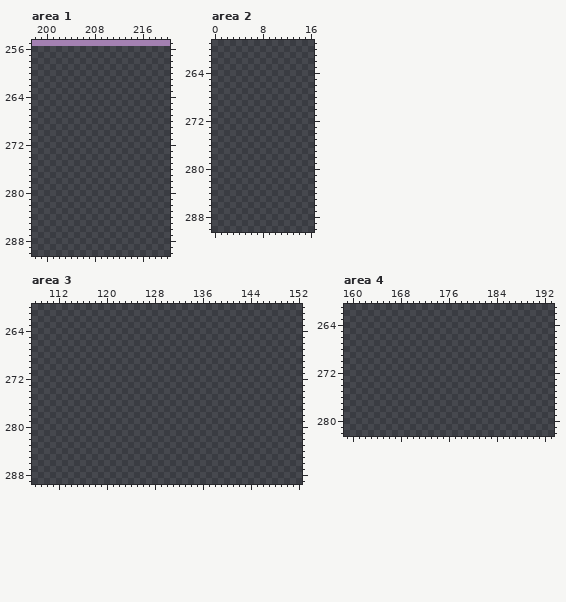
Pixel-art file: Assets/Artwork/Tileset.aseprite. Above is the file before it was changed.
500x500 pixels, 1 frame. Pixels under 10% opacity are left out. Colours within 5 levels of each other are drawn and written as one. Shown: area 1: x 198..220, y 255..290; area 2: x 0..16, y 259..290; area 3: x 108..152, y 260..289; area 4: x 159..193, y 261..282. The commit also changed other parts of the picture, which this record leaves out.
After the commit:
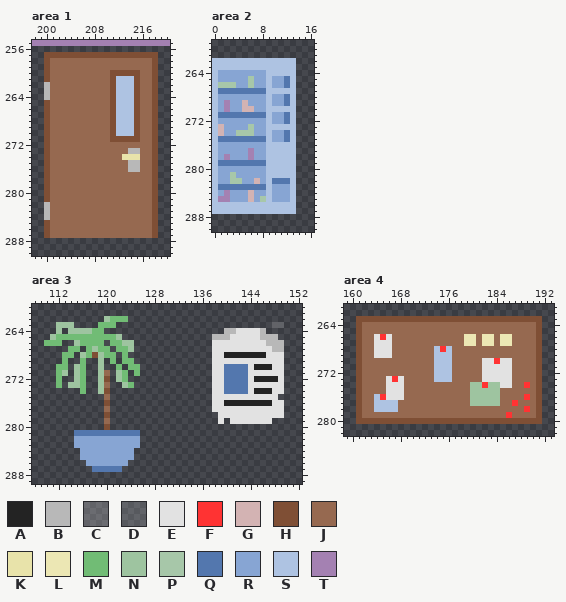
Palette (. is transparent): A #232323  B #b8b8b8  C #d4d4d442  D #e2e2e22c  E #e2e2e2  F #ff3333  G #d3b3b3  H #7f4f35  J #966950  K #e8e3aa  L #ece7b4  M #71bc75  N #9ec4a0  P #a7c7a9  Q #5377ae  R #87a5d3  S #aec3e2  T #a481b2
From old to new:
--- area 1, layer "Layer 1"
@@ x 198..220 @@
 256 .......................
-257 .......................
-258 .......................
-259 .......................
-260 .......................
-261 .......................
-262 .......................
-263 .......................
-264 .......................
-265 .......................
-266 .......................
-267 .......................
-268 .......................
-269 .......................
-270 .......................
-271 .......................
-272 .......................
-273 .......................
-274 .......................
-275 .......................
-276 .......................
-277 .......................
-278 .......................
-279 .......................
-280 .......................
-281 .......................
-282 .......................
-283 .......................
-284 .......................
-285 .......................
-286 .......................
-287 .......................
+257 ..HHHHHHHHHHHHHHHHHHH..
+258 ..HJJJJJJJJJJJJJJJJJH..
+259 ..HJJJJJJJJJJJJJJJJJH..
+260 ..HJJJJJJJJJJHHHHHJJH..
+261 ..HJJJJJJJJJJHSSSHJJH..
+262 ..BJJJJJJJJJJHSSSHJJH..
+263 ..BJJJJJJJJJJHSSSHJJH..
+264 ..BJJJJJJJJJJHSSSHJJH..
+265 ..HJJJJJJJJJJHSSSHJJH..
+266 ..HJJJJJJJJJJHSSSHJJH..
+267 ..HJJJJJJJJJJHSSSHJJH..
+268 ..HJJJJJJJJJJHSSSHJJH..
+269 ..HJJJJJJJJJJHSSSHJJH..
+270 ..HJJJJJJJJJJHSSSHJJH..
+271 ..HJJJJJJJJJJHHHHHJJH..
+272 ..HJJJJJJJJJJJJJJJJJH..
+273 ..HJJJJJJJJJJJJJBBJJH..
+274 ..HJJJJJJJJJJJJKKKJJH..
+275 ..HJJJJJJJJJJJJJBBJJH..
+276 ..HJJJJJJJJJJJJJBBJJH..
+277 ..HJJJJJJJJJJJJJJJJJH..
+278 ..HJJJJJJJJJJJJJJJJJH..
+279 ..HJJJJJJJJJJJJJJJJJH..
+280 ..HJJJJJJJJJJJJJJJJJH..
+281 ..HJJJJJJJJJJJJJJJJJH..
+282 ..BJJJJJJJJJJJJJJJJJH..
+283 ..BJJJJJJJJJJJJJJJJJH..
+284 ..BJJJJJJJJJJJJJJJJJH..
+285 ..HJJJJJJJJJJJJJJJJJH..
+286 ..HJJJJJJJJJJJJJJJJJH..
+287 ..HJJJJJJJJJJJJJJJJJH..
 288 .......................
--- area 2, layer "Layer 1"
@@ x 0..16 @@
 261 .................
-262 .................
-263 .................
-264 .................
-265 .................
-266 .................
-267 .................
-268 .................
-269 .................
-270 .................
-271 .................
-272 .................
-273 .................
-274 .................
-275 .................
-276 .................
-277 .................
-278 .................
-279 .................
-280 .................
-281 .................
-282 .................
-283 .................
-284 .................
-285 .................
-286 .................
-287 .................
+262 SSSSSSSSSSSSSS...
+263 SSSSSSSSSSSSSS...
+264 SRRRRRRRRSSSSS...
+265 SRRRRRPRRSRRQS...
+266 SPPPRRPRRSRRQS...
+267 SQQQQQQQQSSSSS...
+268 SRRRRRRRRSRRQS...
+269 SRTRRGRRRSRRQS...
+270 SRTRRGGRRSSSSS...
+271 SQQQQQQQQSRRQS...
+272 SRRRRRRRRSRRQS...
+273 SGRRRRPRRSSSSS...
+274 SGRRPPPRRSRRQS...
+275 SQQQQQQQQSRRQS...
+276 SRRRRRRRRSSSSS...
+277 SRRRRRTRRSSSSS...
+278 SRTRRRTRRSSSSS...
+279 SQQQQQQQQSSSSS...
+280 SRRRRRRRRSSSSS...
+281 SRRPRRRRRSSSSS...
+282 SRRPPRRGRSQQQS...
+283 SQQQQQQQQSRRRS...
+284 SRTRRRGRRSRRRS...
+285 STTRRRGRPSRRRS...
+286 SSSSSSSSSSSSSS...
+287 SSSSSSSSSSSSSS...
 288 .................
--- area 3, layer "Layer 1"
@@ x 108..152 @@
 261 .............................................
-262 .............................................
-263 .............................................
-264 .............................................
-265 .............................................
-266 .............................................
-267 .............................................
-268 .............................................
-269 .............................................
-270 .............................................
-271 .............................................
-272 .............................................
-273 .............................................
-274 .............................................
-275 .............................................
-276 .............................................
-277 .............................................
-278 .............................................
-279 .............................................
-280 .............................................
-281 .............................................
-282 .............................................
-283 .............................................
-284 .............................................
-285 .............................................
-286 .............................................
-287 .............................................
+262 ............NMMM.............................
+263 ....NNN....MMM..........................CD...
+264 ....N.NNNNMM....................BBEEEEB......
+265 ...NMMMMMMMMMMN...............BBBEEEEEBBB....
+266 ..MMM..NMMMM.MMNN.............EEEEEEEEEBBB...
+267 ......MM.MNMM.MMN.............EEEEEEEEEEBB...
+268 .....MM.NMHNMM.M..............EEAAAAAAAEEE...
+269 .....M..M..N.M.MM.............EEEEEEEEEEEE...
+270 ....MM.NM..N..M.MM............EEQQQQEAAAEE...
+271 ....MN.NM..NJ.NM.M............EEQQQQEEEEEE...
+272 ....M..NM..NH.NM..............EEQQQQEAAAAE...
+273 ....M.NNM..NJ..NM.............EEQQQQEEEEEE...
+274 ........M..NH.................EEQQQQEAAAEE...
+275 ............J.................EEEEEEEEEEE....
+276 ............H.................EEAAAAAAAAEE...
+277 ............J.................EEEEEEEEEEEE...
+278 ............H..................EEEEEEEEEEE...
+279 ............J..................E.EEEEEEE.....
+280 ............H................................
+281 .......QQQQQQQQQQQ...........................
+282 .......RRRRRRRRRRR...........................
+283 .......RRRRRRRRRRR...........................
+284 ........RRRRRRRRR............................
+285 ........RRRRRRRRR............................
+286 .........RRRRRRR.............................
+287 ..........QQQQQ..............................
 288 .............................................
--- area 4, layer "Layer 1"
@@ x 159..193 @@
 262 ...................................
-263 ...................................
-264 ...................................
-265 ...................................
-266 ...................................
-267 ...................................
-268 ...................................
-269 ...................................
-270 ...................................
-271 ...................................
-272 ...................................
-273 ...................................
-274 ...................................
-275 ...................................
-276 ...................................
-277 ...................................
-278 ...................................
-279 ...................................
-280 ...................................
+263 ..HHHHHHHHHHHHHHHHHHHHHHHHHHHHHHH..
+264 ..HJJJJJJJJJJJJJJJJJJJJJJJJJJJJJH..
+265 ..HJJJJJJJJJJJJJJJJJJJJJJJJJJJJJH..
+266 ..HJJEFEJJJJJJJJJJJJLLJLLJLLJJJJH..
+267 ..HJJEEEJJJJJJJJJJJJLLJLLJLLJJJJH..
+268 ..HJJEEEJJJJJJJSFSJJJJJJJJJJJJJJH..
+269 ..HJJEEEJJJJJJJSSSJJJJJJJJJJJJJJH..
+270 ..HJJJJJJJJJJJJSSSJJJJJEEFEEJJJJH..
+271 ..HJJJJJJJJJJJJSSSJJJJJEEEEEJJJJH..
+272 ..HJJJJJJJJJJJJSSSJJJJJEEEEEJJJJH..
+273 ..HJJJJEFEJJJJJSSSJJJJJEEEEEJJJJH..
+274 ..HJJJJEEEJJJJJJJJJJJNNFNNEEJJFJH..
+275 ..HJJJJEEEJJJJJJJJJJJNNNNNJJJJJJH..
+276 ..HJJSFEEEJJJJJJJJJJJNNNNNJJJJFJH..
+277 ..HJJSSSSJJJJJJJJJJJJNNNNNJJFJJJH..
+278 ..HJJSSSSJJJJJJJJJJJJJJJJJJJJJFJH..
+279 ..HJJJJJJJJJJJJJJJJJJJJJJJJFJJJJH..
+280 ..HHHHHHHHHHHHHHHHHHHHHHHHHHHHHHH..
 281 ...................................
